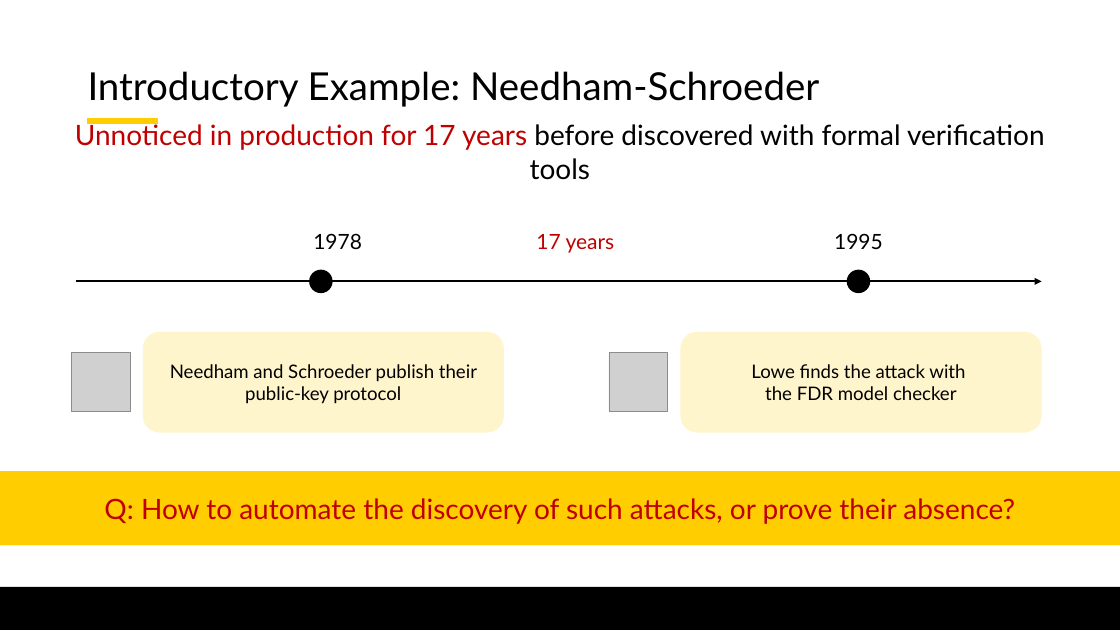
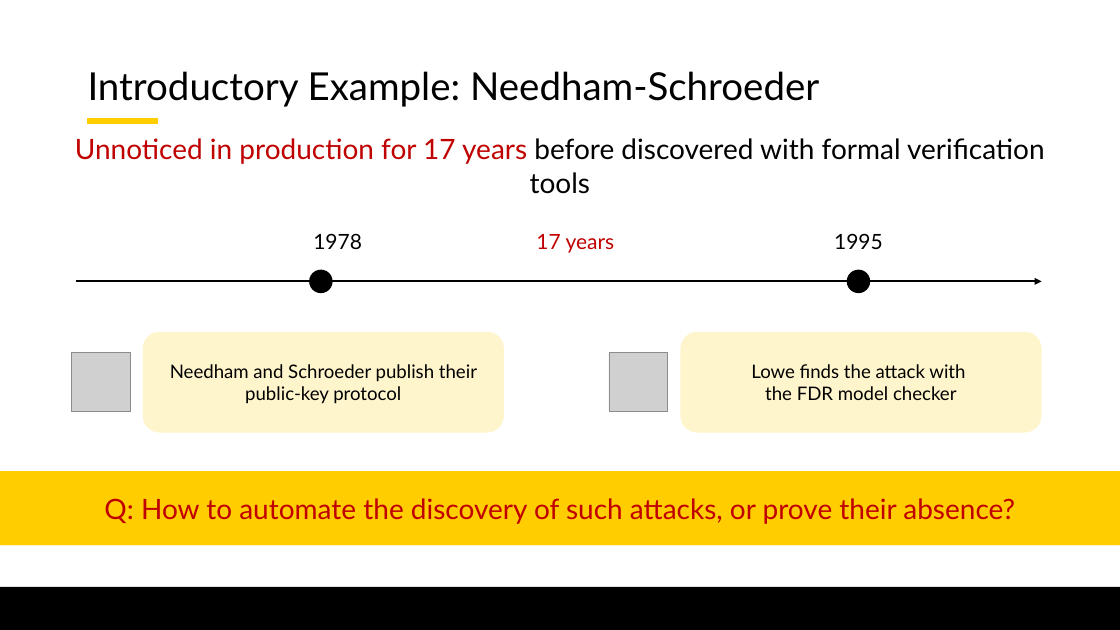
Before and after one commit to lorchrob/graduate_research_symposium, a slide deck: slide 21 of symposium_slides.pptx. Drawn at 1120x630 pixels with LibreOffice and Linux fonts; fonts in the diff are those of the drawing; grey boxes stand for pictures; background and template pictures are left out. Boxes give left, top, right and bottom in pixels: in the first picture for what was removed or moved away, otherwise in the second. Text is boxed around its words. In the diff, an @@ line names an element or a change of style, - is before the commit and + after.

Commit message:
Minor

```diff
--- a/symposium_slides.pptx
+++ b/symposium_slides.pptx
@@ text "Unnoticed in production for 17 ...": place and size @@
-text "Unnoticed in production for 17 ..." at box(75, 121, 1045, 180)
+text "Unnoticed in production for 17 ..." at box(75, 138, 1045, 194)
```
Also in this commit, not shown: 1 other slide changed.
